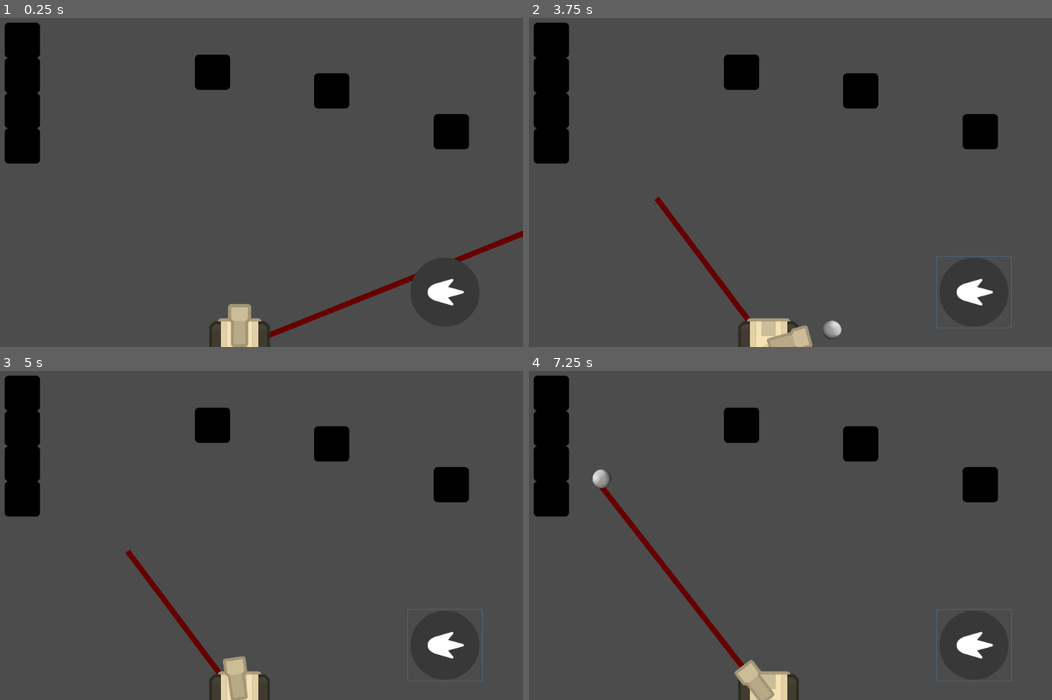
Above: before the commit, frames 1-4 (two rows, left to right).
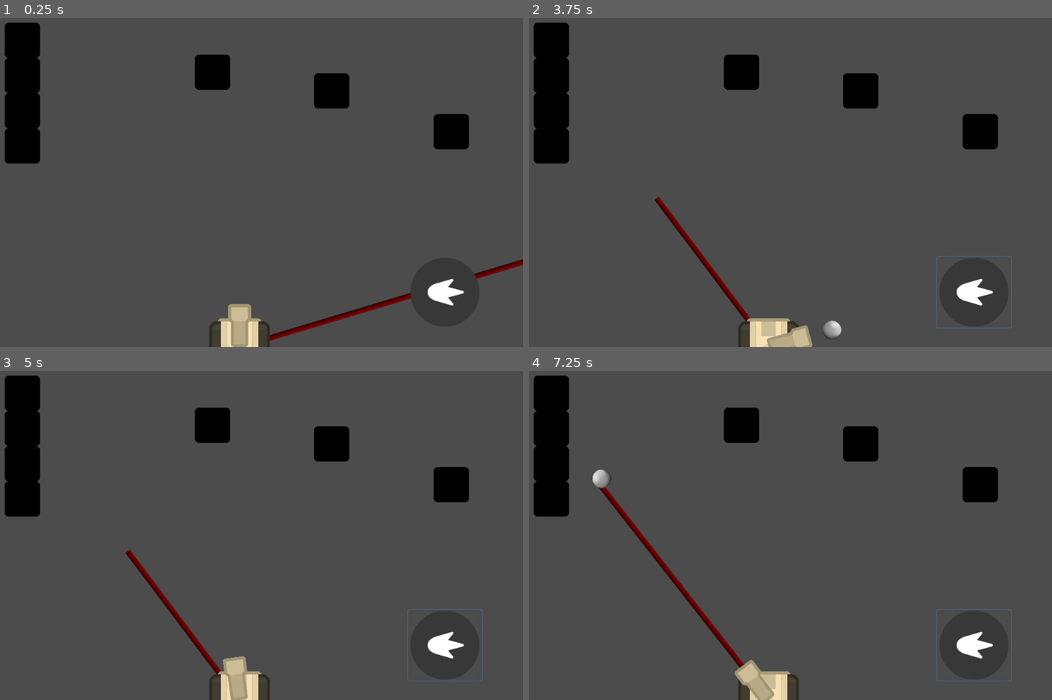
Above: after the commit, the same moments.

Repository: Dieghito124/GodotArcade-1
Game: Godot game, scene res://src/Game.tscn
Same seed, same stepped clock (60 frames per second), same inputs: the game is played once before the commit and once after it. The engine's default icon, where the game draws it, is replaced by a stand-in: a white triangle on a blue panel in a dark square.
Inputs (mouse positions are in pixels of both pictures, inside the frame that each line leads up to):
- Up to frame 1 (0.25 s): no input
- Up to frame 2 (3.75 s): click (973, 291) at 0.5 s; click (973, 291) at 1.25 s; click (973, 291) at 2 s; tap Enter at 2.75 s; move the mouse to (895, 166) at 2.77 s; click (895, 166) at 2.92 s; tap Space at 3.5 s; move the mouse to (654, 198) at 3.52 s; click (654, 198) at 3.67 s
- Up to frame 3 (5 s): move the mouse to (298, 463) at 4.27 s; click (298, 463) at 4.42 s
- Up to frame 4 (7.25 s): move the mouse to (743, 601) at 5.02 s; click (743, 601) at 5.17 s; move the mouse to (936, 584) at 5.77 s; click (936, 584) at 5.92 s; tap Enter at 6.5 s; move the mouse to (602, 486) at 6.52 s; click (602, 486) at 6.67 s

The runs differ from the first frame. In frame 1, 1.4% of the frame differs, in the area x 51-100%, y 64-99%; in frame 2, 0.2%; in frame 3, 0.2%; in frame 4, 0.3%.

Commit message:
Music Update

Diff:
--- a/src/Game.gd
+++ b/src/Game.gd
@@ -1,15 +1,16 @@
 extends Node
-
+var m = false
 """
 QUA CI VA LA LOGICA DI GIOCO
 HERE GOES THE GAME LOGIC
 """
 
 func _ready() -> void:
-	pass
+	$Arcade1.play()
 
 func _process(delta: float) -> void:
-	pass
-
+	if not $Arcade1.playing and m == false:
+		$"Arcade1(part2)".play()
+		m = true
 func _physics_process(delta: float) -> void:
 	pass
--- a/src/Game.tscn
+++ b/src/Game.tscn
@@ -1,8 +1,10 @@
-[gd_scene load_steps=4 format=2]
+[gd_scene load_steps=6 format=2]
 
 [ext_resource path="res://src/Game.gd" type="Script" id=1]
 [ext_resource path="res://src/World1.tscn" type="PackedScene" id=2]
-[ext_resource path="res://HUD/HUD.tscn" type="PackedScene" id=3]
+[ext_resource path="res://sound/music/CanzoneArcade1.wav" type="AudioStream" id=3]
+[ext_resource path="res://sound/music/CanzoneArcade1(SecondaParte).wav" type="AudioStream" id=4]
+[ext_resource path="res://HUD/HUD.tscn" type="PackedScene" id=5]
 
 [node name="Game" type="Node"]
 script = ExtResource( 1 )
@@ -11,6 +13,12 @@
 
 [node name="Bullets" type="Node" parent="."]
 
-[node name="Music" type="AudioStreamPlayer" parent="."]
+[node name="Arcade1" type="AudioStreamPlayer" parent="."]
+stream = ExtResource( 3 )
+volume_db = -10.0
 
-[node name="HUD" parent="." instance=ExtResource( 3 )]
+[node name="Arcade1(part2)" type="AudioStreamPlayer" parent="."]
+stream = ExtResource( 4 )
+volume_db = -10.0
+
+[node name="HUD" parent="." instance=ExtResource( 5 )]
--- a/src/Player.tscn
+++ b/src/Player.tscn
@@ -14,8 +14,10 @@
 bullet_scene = ExtResource( 2 )
 
 [node name="Laser" type="Line2D" parent="."]
-points = PoolVector2Array( 1183, -474, 0, 0 )
+points = PoolVector2Array( 1208.76, -362.631, 0, 0 )
+default_color = Color( 0.482353, 0.482353, 0.482353, 1 )
 texture = ExtResource( 3 )
+texture_mode = 1050864064
 round_precision = 32
 script = ExtResource( 4 )
 
Not shown, changed: sound/music/CanzoneArcade1(SecondaParte).wav.import
